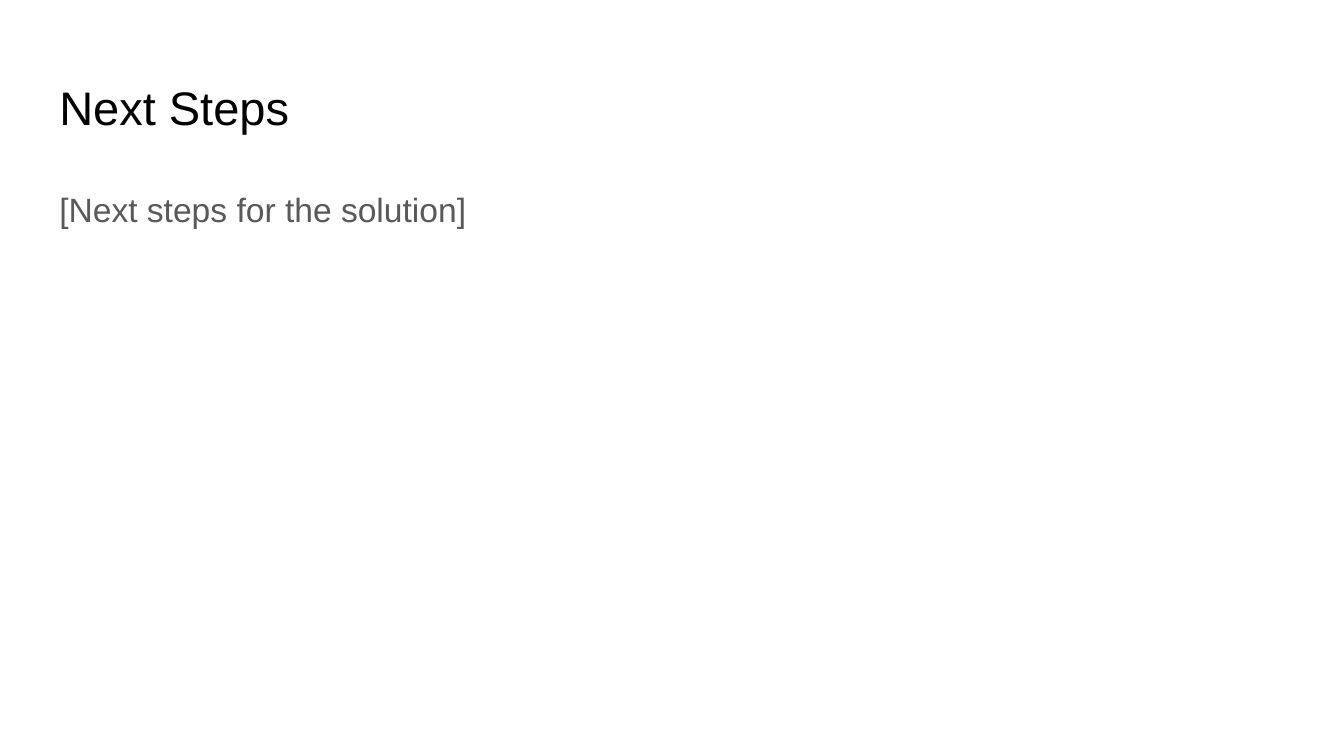
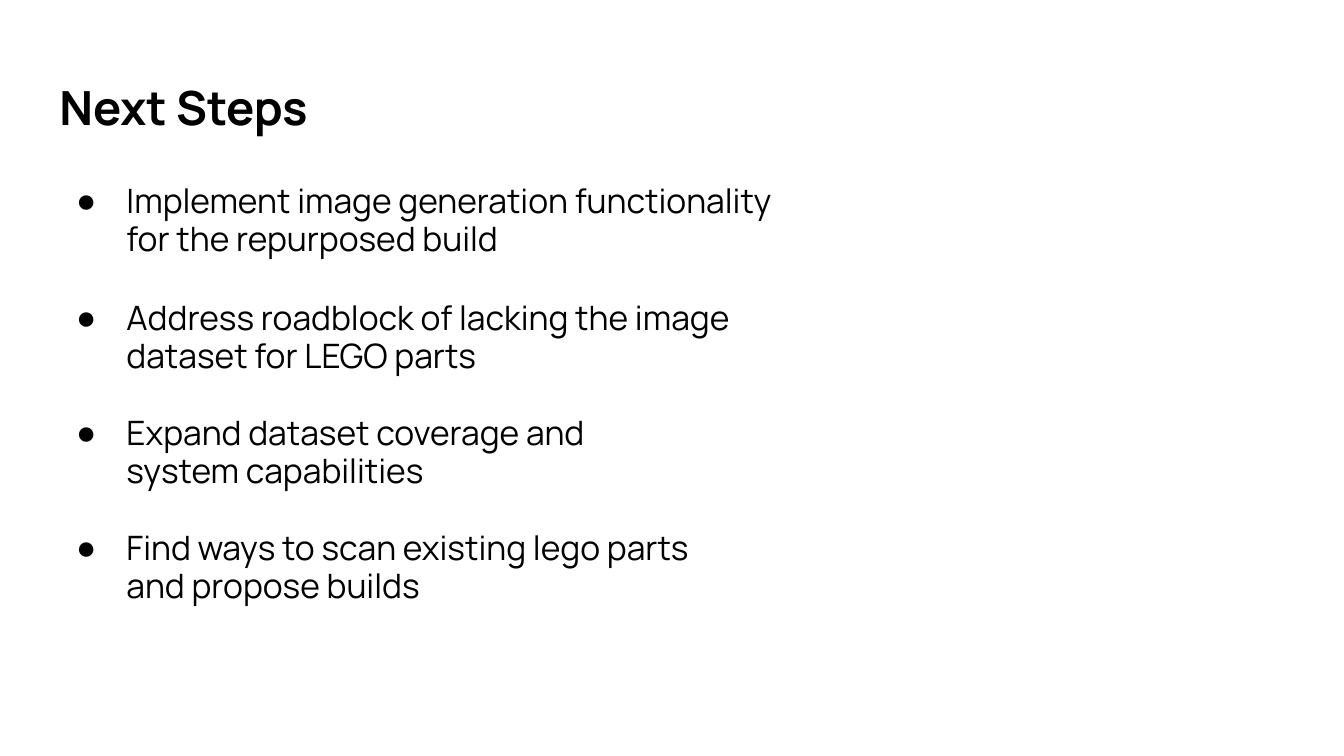
Before and after one commit to DeepikaMobileDeveloper/women-in-ai-hackathon, a slide deck: slide 7 of Presentation/Team_3_Slides.pptx (slide 6 before the commit). Drawn at 1344x756 pixels with LibreOffice and Linux fonts; fonts in the diff are those of the drawing; background and template pictures are left out. Boxes give left, top, right and bottom in pixels: in the first picture for what was removed or moved away, otherwise in the second. Text is boxed around its words. In the diff, an @@ line names an element or a change of style, - is before the commit and + after.

```diff
--- a/Presentation/Team_3_Slides.pptx
+++ b/Presentation/Team_3_Slides.pptx
@@ title "Next Steps" at (59,90,307,137): font Arial to Manrope, bold on @@
@@ text at (126,188,771,606): text changed; font Arial to Manrope; text colour #595959 to #000000 @@
-[Next steps for the solution]
+● Implement image generation functionality
+  for the repurposed build
+● Address roadblock of lacking the image
+  dataset for LEGO parts
+● Expand dataset coverage and
+  system capabilities
+● Find ways to scan existing lego parts
+  and propose builds
```
Also in this commit, not shown: 1 other slide changed, 6 slides added, 4 slides removed.
